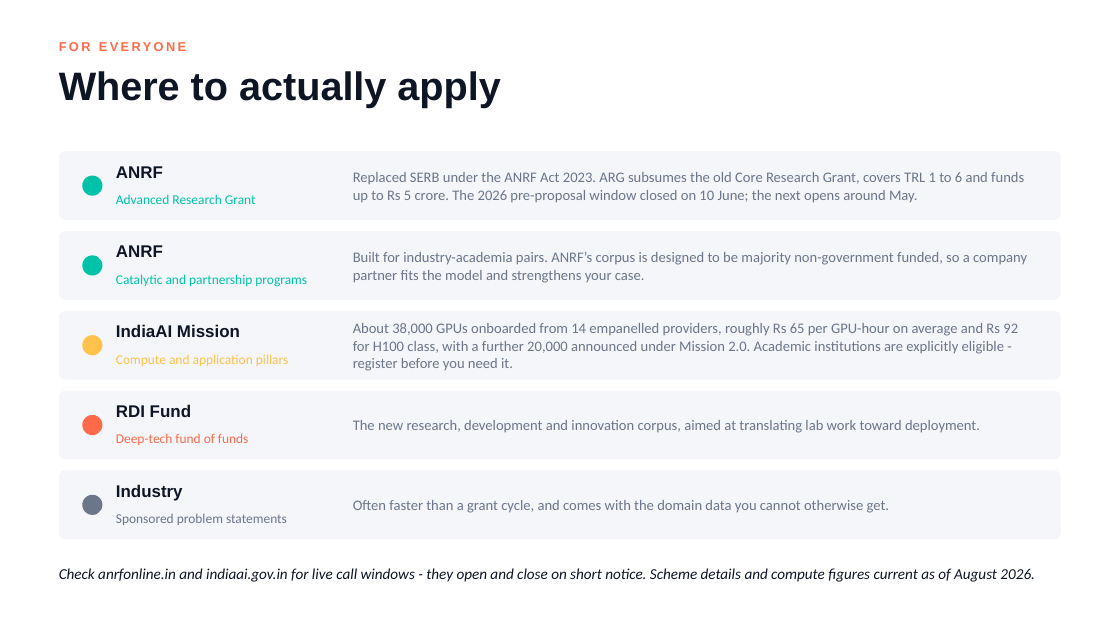
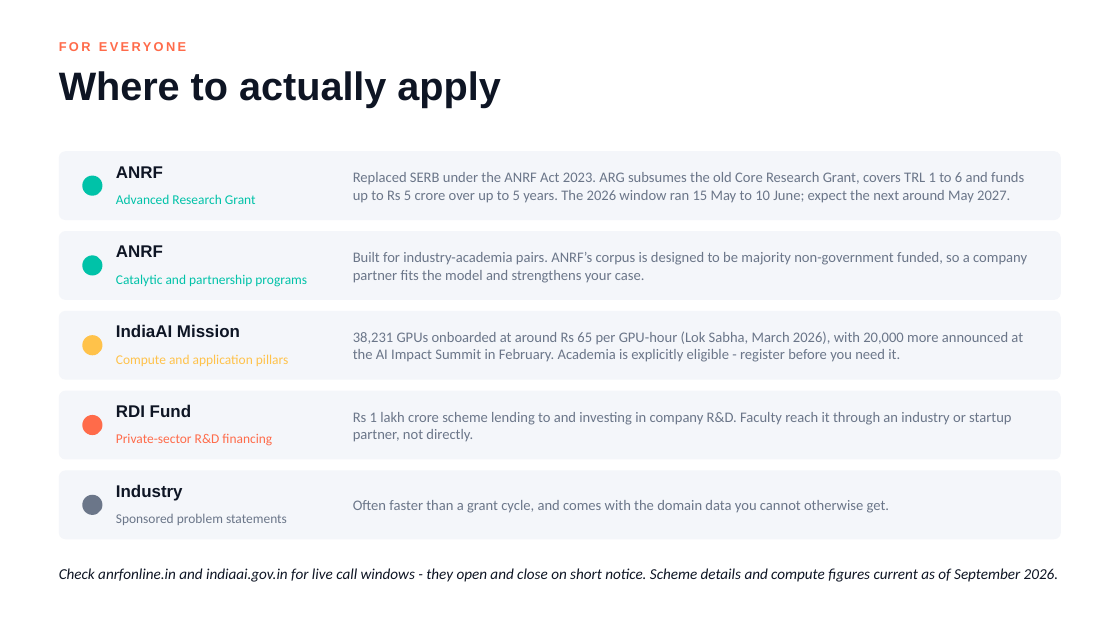
Before and after one commit to lksmangai/DeepLearning, a slide deck: slide 31 of Multimodal-AI-ATAL-FDP-Deck.pptx (slide 29 before the commit). Drawn at 1120x630 pixels with LibreOffice and Linux fonts; fonts in the diff are those of the drawing. Boxes give left, top, right and bottom in pixels: in the first picture for what was removed or moved away, otherwise in the second. Text is boxed around its words. In the diff, an @@ line names an element or a change of style, - is before the commit and + after.

```diff
--- a/Multimodal-AI-ATAL-FDP-Deck.pptx
+++ b/Multimodal-AI-ATAL-FDP-Deck.pptx
@@ text at [353, 172, 1024, 203]: text changed @@
-Replaced SERB under the ANRF Act 2023. ARG subsumes the old Core Research Grant, covers TRL 1 to 6 and funds up to Rs 5 crore. The 2026 pre-proposal window closed on 10 June; the next opens around May.
+Replaced SERB under the ANRF Act 2023. ARG subsumes the old Core Research Grant, covers TRL 1 to 6 and funds up to Rs 5 crore over up to 5 years. The 2026 window ran 15 May to 10 June; expect the next around May 2027.
@@ text at [353, 331, 1023, 362]: text changed @@
-About 38,000 GPUs onboarded from 14 empanelled providers, roughly Rs 65 per GPU-hour on average and Rs 92 for H100 class, with a further 20,000 announced under Mission 2.0. Academic institutions are explicitly eligible - register before you need it.
+38,231 GPUs onboarded at around Rs 65 per GPU-hour (Lok Sabha, March 2026), with 20,000 more announced at the AI Impact Summit in February. Academia is explicitly eligible - register before you need it.
@@ text at [353, 412, 1011, 442]: text changed @@
-The new research, development and innovation corpus, aimed at translating lab work toward deployment.
+Rs 1 lakh crore scheme lending to and investing in company R&D. Faculty reach it through an industry or startup partner, not directly.
@@ text at [116, 434, 272, 446]: text changed @@
-Deep-tech fund of funds
+Private-sector R&D financing
@@ text at [59, 568, 1059, 582]: text changed @@
-Check anrfonline.in and indiaai.gov.in for live call windows - they open and close on short notice. Scheme details and compute figures current as of August 2026.
+Check anrfonline.in and indiaai.gov.in for live call windows - they open and close on short notice. Scheme details and compute figures current as of September 2026.
```
Also in this commit, not shown: 16 other slides changed, 2 slides added.
